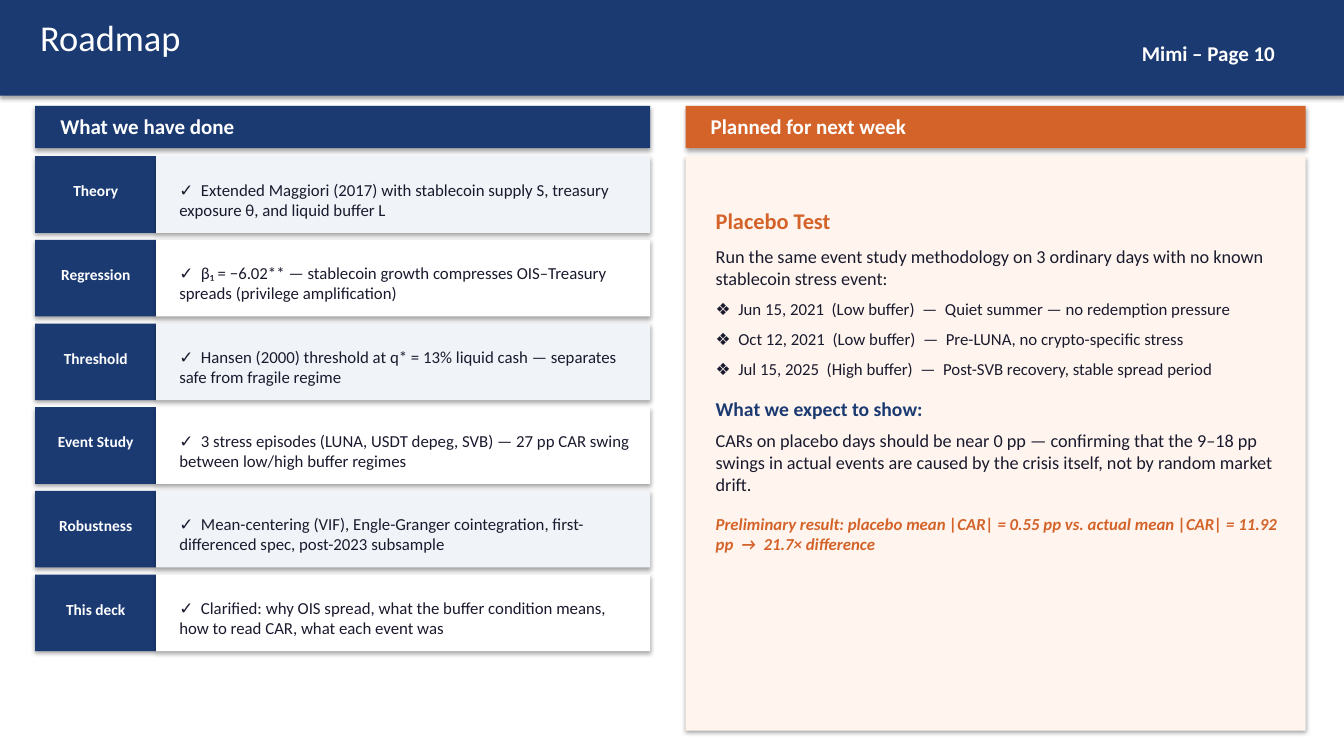
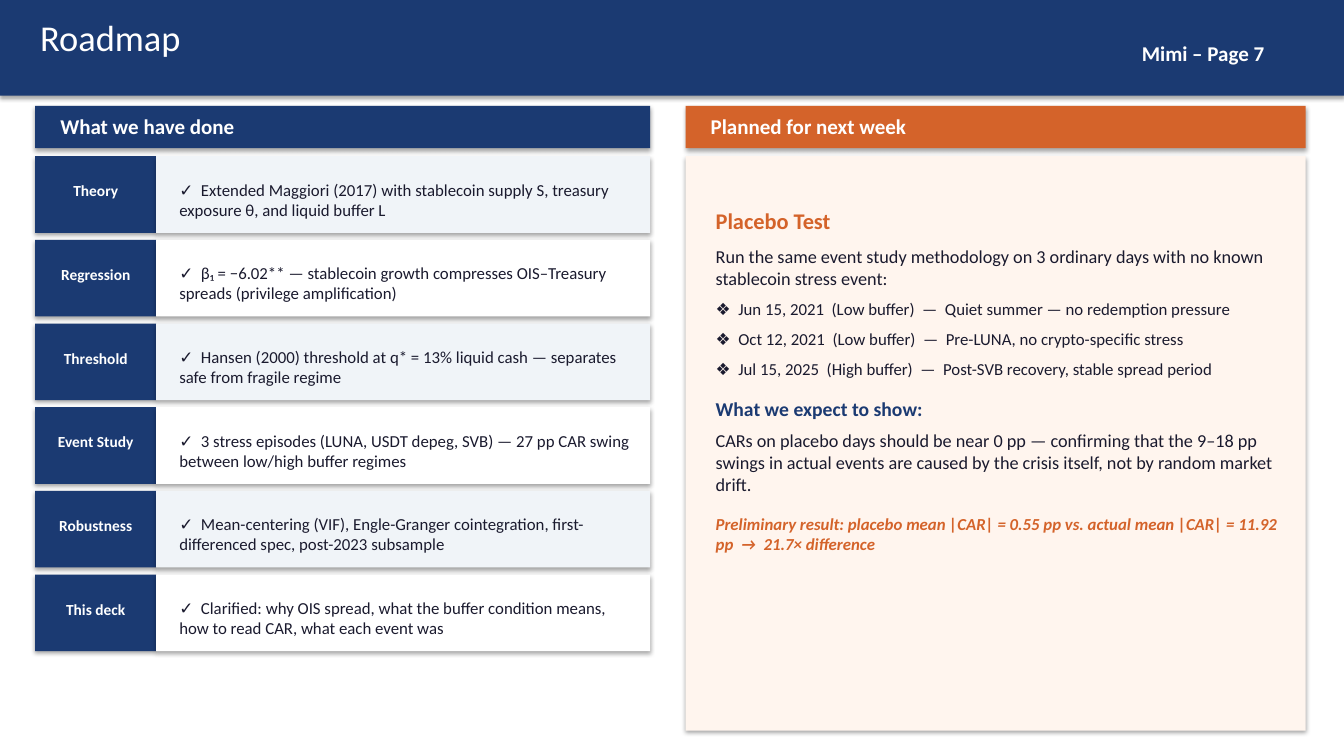
Before and after one commit to kimmireu0921/Stablecoins-and-the-Exorbitant-Privilege, a slide deck: slide 7 of presentations/0526_Stablecoin_Exorbitant_Privilege.pptx. Drawn at 1344x756 pixels with LibreOffice and Linux fonts; fonts in the diff are those of the drawing. Boxes give left, top, right and bottom in pixels: in the first picture for what was removed or moved away, otherwise in the second. Text is boxed around its words. In the diff, an @@ line names an element or a change of style, - is before the commit and + after.

```diff
--- a/presentations/0526_Stablecoin_Exorbitant_Privilege.pptx
+++ b/presentations/0526_Stablecoin_Exorbitant_Privilege.pptx
@@ text at box(1142, 46, 1265, 65): text changed @@
-Mimi – Page 10
+Mimi – Page 7
```
Also in this commit, not shown: 1 other slide changed, 1 other file.
